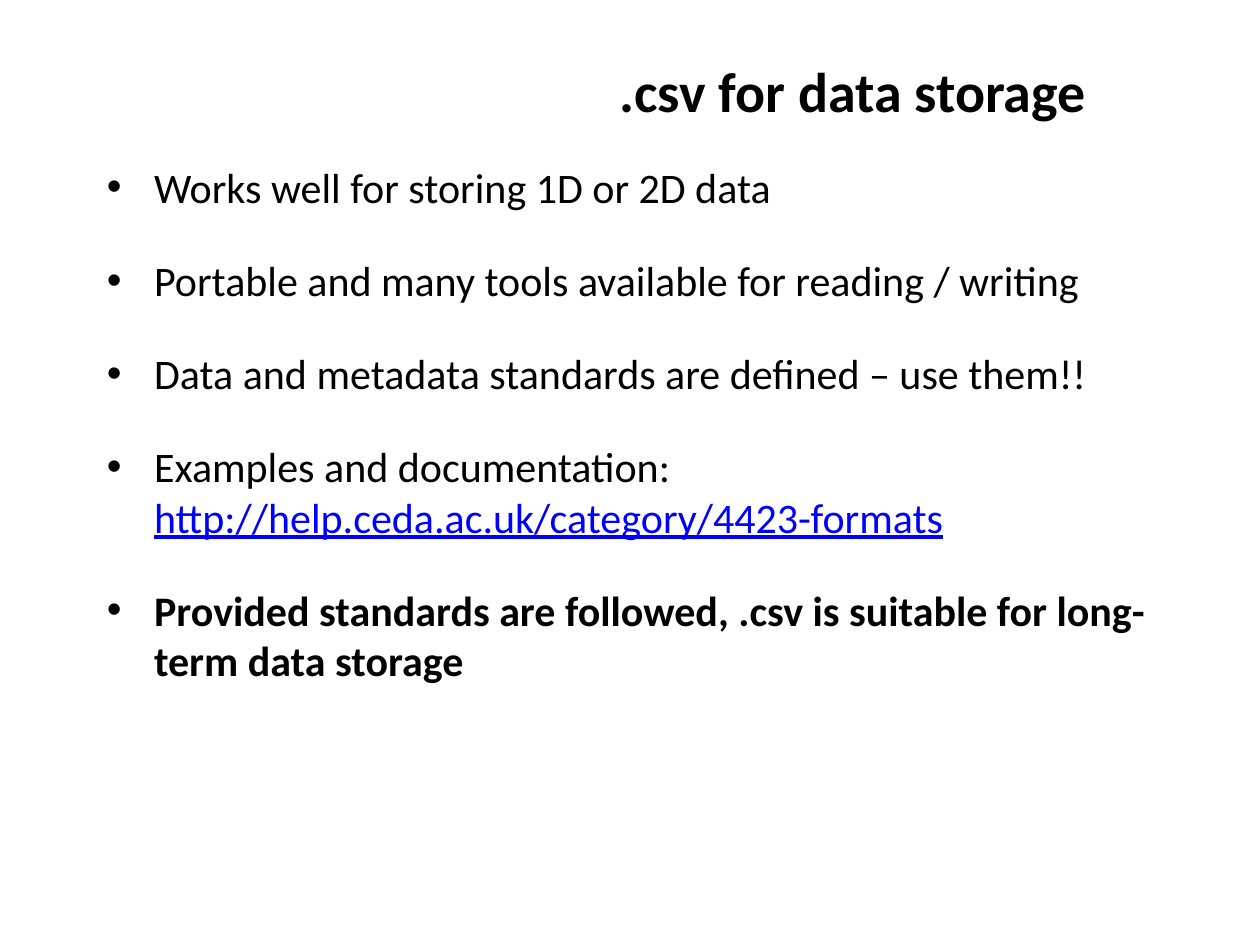
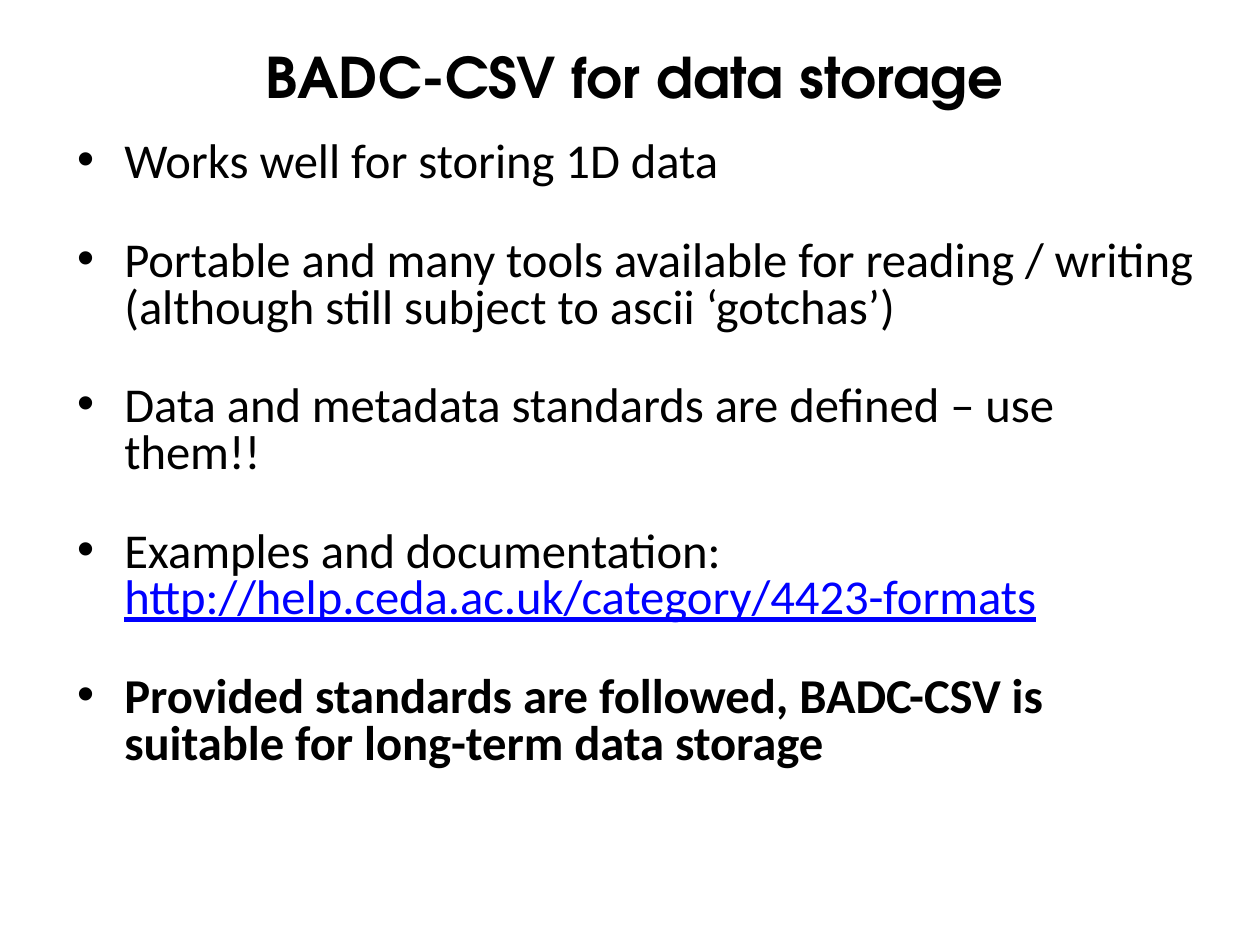
Before and after one commit to ncasuk/ncas-isc, a slide deck: slide 17 of overview_presentations/Why_good_data_curation_is_essential_for_good_science.pptx. Drawn at 1260x945 pixels with LibreOffice and Linux fonts; fonts in the diff are those of the drawing; background and template pictures are left out. Boxes give left, top, right and bottom in pixels: in the first picture for what was removed or moved away, otherwise in the second. Text is boxed around its words. In the diff, an @@ line names an element or a change of style, - is before the commit and + after.

Commit message:
Updated Data Curation presentation and added new slide template.

```diff
--- a/overview_presentations/Why_good_data_curation_is_essential_for_good_science.pptx
+++ b/overview_presentations/Why_good_data_curation_is_essential_for_good_science.pptx
@@ title at bbox=[266, 56, 1003, 111]: text changed; font Calibri to TeX Gyre Adventor @@
-.csv for data storage
+BADC-CSV for data storage
@@ text "Works well for storing 1D ...": place and size @@
-text "Works well for storing 1D ..." at bbox=[154, 173, 1145, 683]
+text "Works well for storing 1D ..." at bbox=[124, 144, 1193, 769]
@@ text at bbox=[124, 144, 1193, 333]: text changed; size 24 to 27.8 pt @@
-• Works well for storing 1D or 2D data
-• Portable and many tools available for reading / writing
+• Works well for storing 1D data
+• Portable and many tools available for reading / writing (although still subject to ascii ‘gotchas’)
@@ text at bbox=[124, 388, 1054, 623]: size 24 to 27.8 pt in "Data and metadata standards are defined – ...", "Examples and documentation: http://help.ceda.ac.uk/category/ ..."; line spacing 1 to 0.8; more space between paragraphs @@
@@ text at bbox=[124, 679, 1043, 769]: text changed; size 24 to 27.8 pt @@
-• Provided standards are followed, .csv is suitable for long-term data storage
+• Provided standards are followed, BADC-CSV is suitable for long-term data storage
```
Also in this commit, not shown: 31 other slides changed, 1 slide removed, 1 other file.
